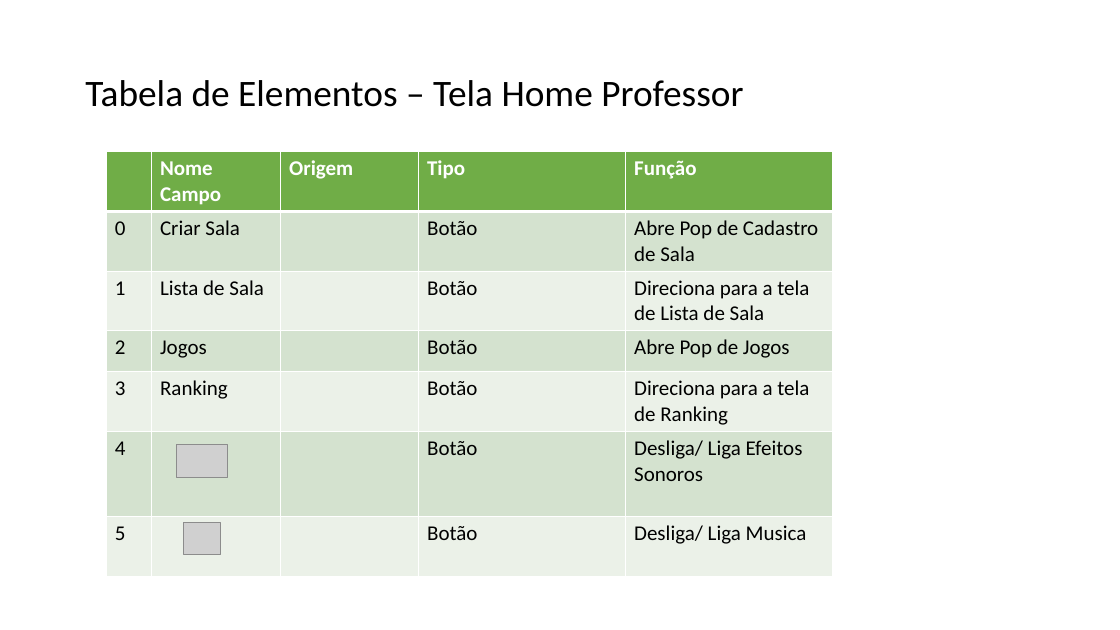
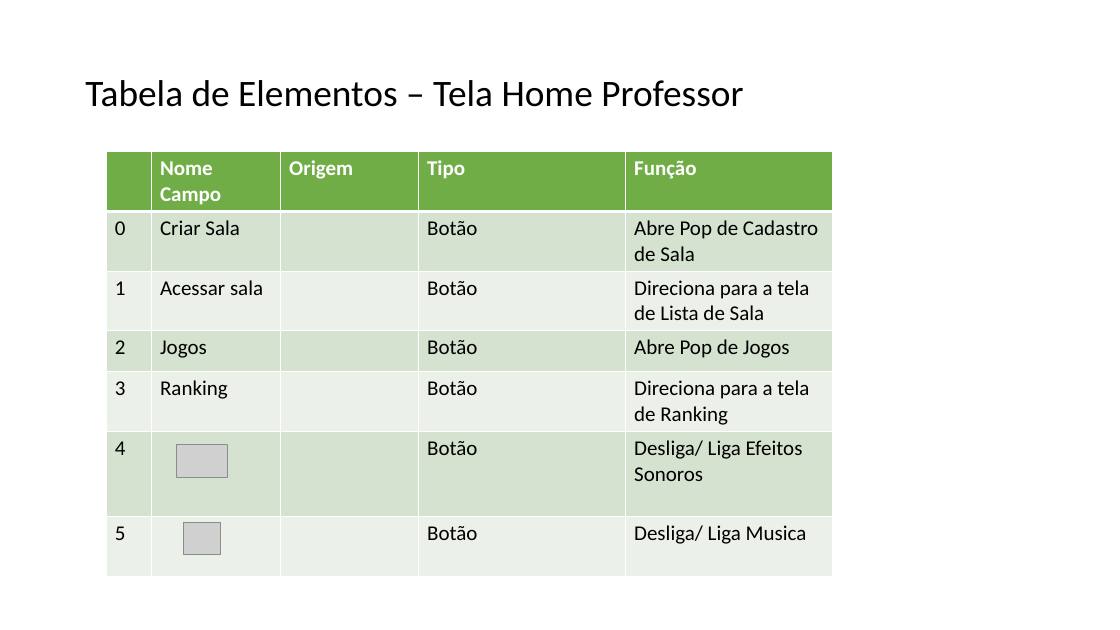
Before and after one commit to NathanReis/FTT-Recicla, a slide deck: slide 12 of DocumentacaoProjeto/Protótipo_Visual.pptx. Drawn at 1120x630 pixels with LibreOffice and Linux fonts; fonts in the diff are those of the drawing; grey boxes stand for pictures. Boxes give left, top, right and bottom in pixels: in the first picture for what was removed or moved away, otherwise in the second. Text is boxed around its words. In the diff, an @@ line names an element or a change of style, - is before the commit and + after.

```diff
--- a/DocumentacaoProjeto/Protótipo_Visual.pptx
+++ b/DocumentacaoProjeto/Protótipo_Visual.pptx
@@ table at [107,152,833,571] @@
-row 3, column 2: Lista de Sala
+row 3, column 2: Acessar sala
```
Also in this commit, not shown: 6 other slides changed, 6 slides removed, 5 other files.
